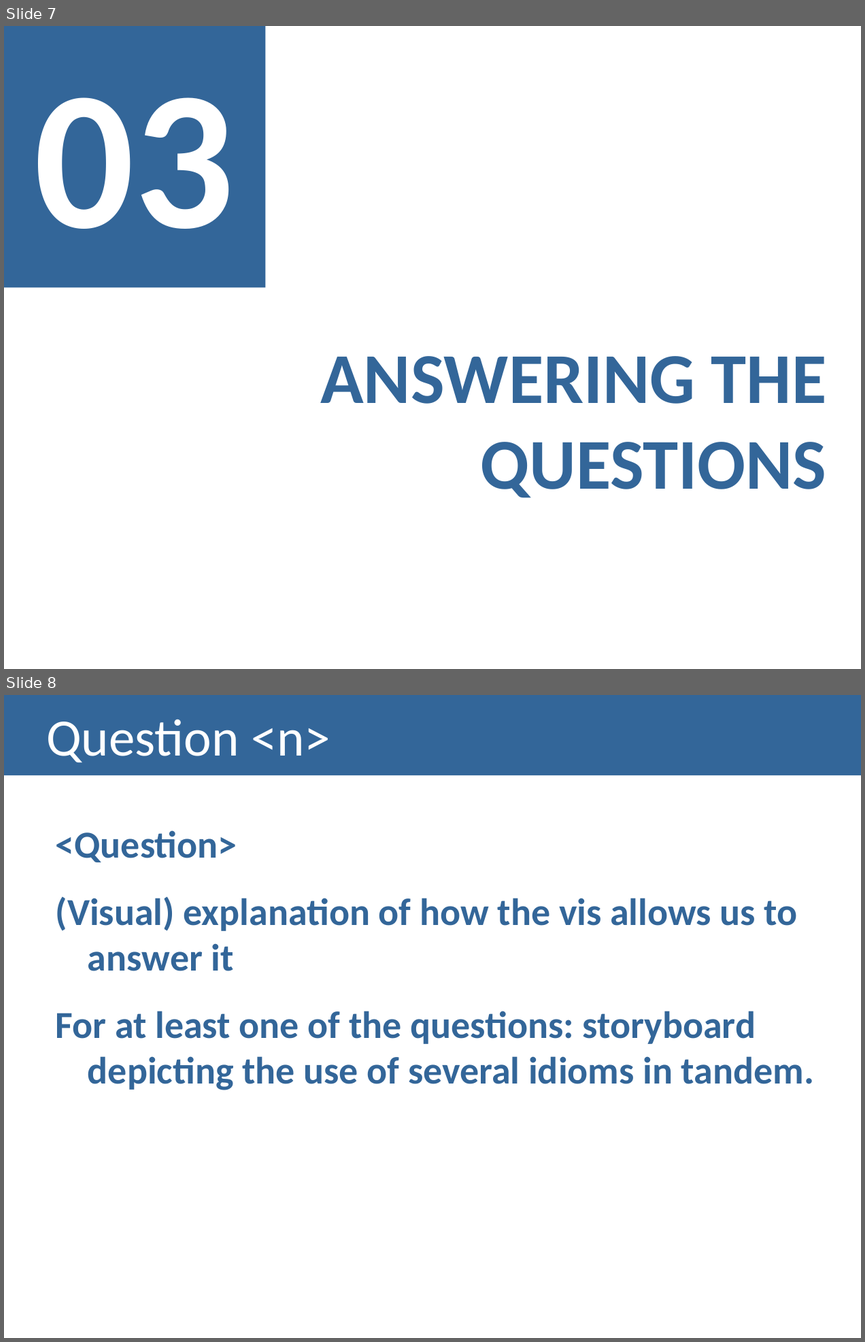
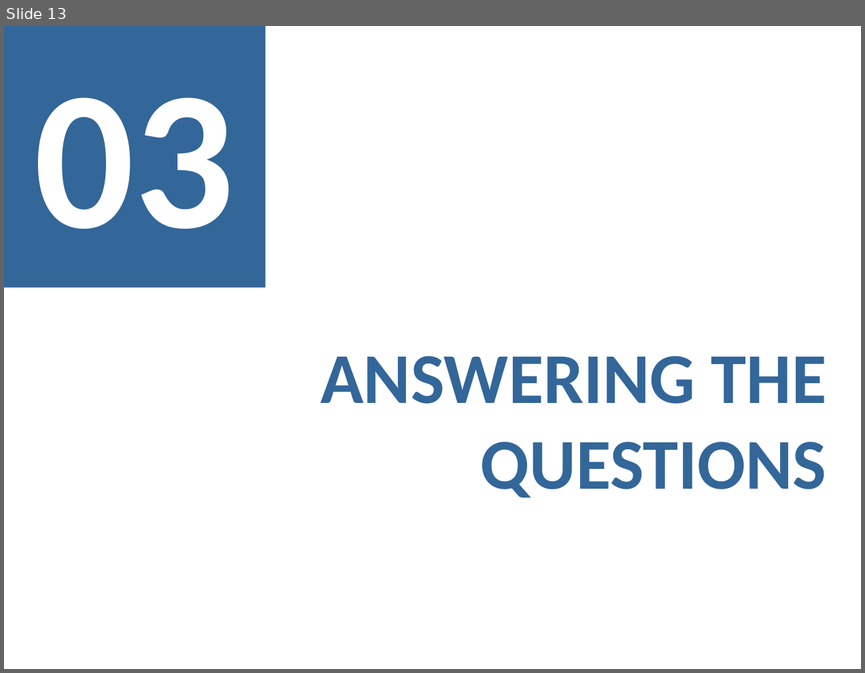
Before and after one commit to isabelSoares/IV-2021, a slide deck: Checkpoints Outline/Checkpoint 3/Checkpoint 3 - G16.pptx. Shown one above the other, each under a label of ours: slides 7 and 8 before the commit, slide 13 after it. The pictures are 865x1342 and 865x673 pixels, drawn with LibreOffice and Linux fonts; fonts in the diff are those of the drawing. Boxes give left, top, right and bottom in pixels: in the first picture for what was removed or moved away, otherwise in the second. Text is boxed around its words. In the diff, an @@ line names an element or a change of style, - is before the commit and + after.

```diff
--- a/Checkpoints Outline/Checkpoint 3/Checkpoint 3 - G16.pptx
+++ b/Checkpoints Outline/Checkpoint 3/Checkpoint 3 - G16.pptx
@@ slide 8 removed at (x1=4, y1=695, x2=861, y2=1338), background #FFFFFF @@
@@ title removed at (x1=4, y1=695, x2=861, y2=775) @@
-Question <n>
@@ text removed at (x1=56, y1=830, x2=814, y2=1090) @@
-<Question>
-(Visual) explanation of how the vis allows us to answer it
-For at least one of the questions: storyboard depicting the use of several idioms in tandem.
@@ what was slide 7 is now slide 13 @@
```
Also in this commit, not shown: 24 slides added, 3 other slides removed, 2 other files.
